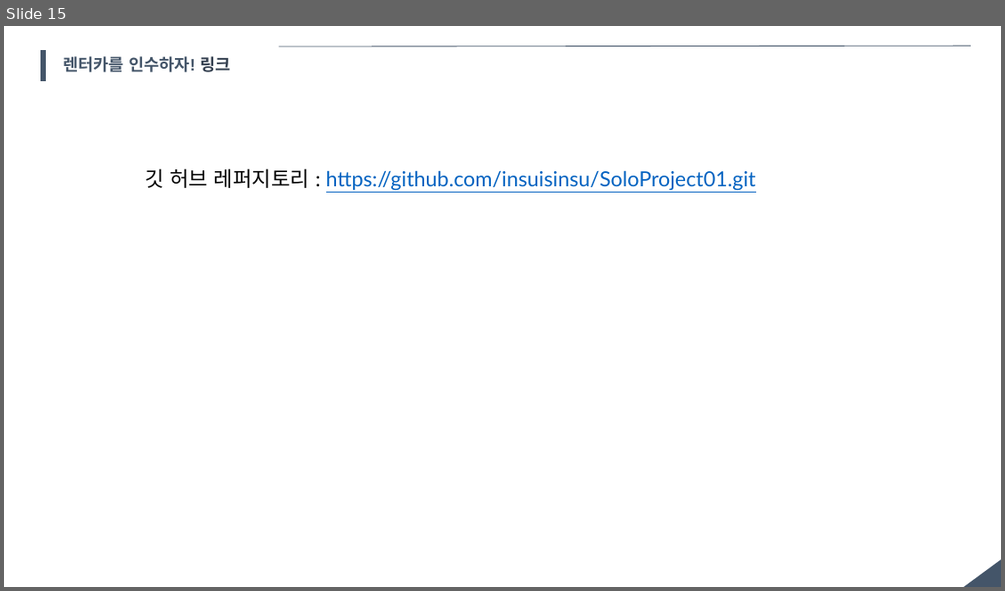
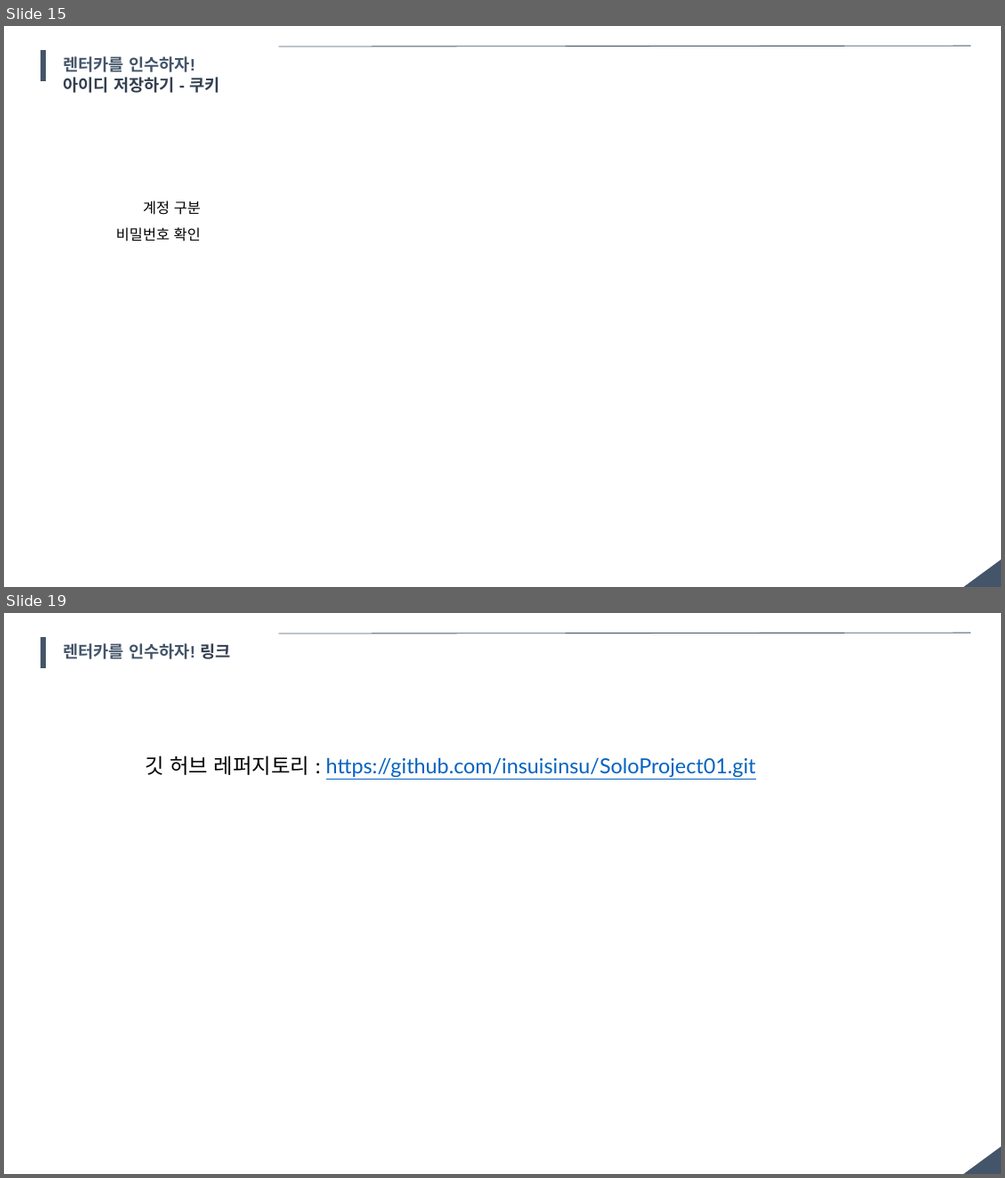
Before and after one commit to insuisinsu/SoloProject01, a slide deck: Project (ParkInsu).pptx. Shown one above the other, each under a label of ours: slide 15 before the commit, slides 15 and 19 after it; the slides between them are not shown. The pictures are 1005x591 and 1005x1178 pixels, drawn with LibreOffice and Linux fonts; fonts in the diff are those of the drawing. Boxes give left, top, right and bottom in pixels: in the first picture for what was removed or moved away, otherwise in the second. Text is boxed around its words. In the diff, an @@ line names an element or a change of style, - is before the commit and + after.

```diff
--- a/Project (ParkInsu).pptx
+++ b/Project (ParkInsu).pptx
@@ slide 15 added at <box>4,26,1001,587</box>, background #FFFFFF; not listed: 1 template element that a slide beside it also shows @@
@@ rectangle added at <box>41,51,45,80</box>, fill #445569, outline #445569 1 pt @@
@@ line added from (278, 46) to (971, 46), #445569 0.75 pt @@
@@ text added at <box>64,56,219,93</box>, 16 pt, text #333F50, bold @@
+렌터카를 인수하자!
+아이디 저장하기 - 쿠키
@@ text added at <box>116,200,201,241</box>, 14 pt, text #000000 @@
+계정 구분
+비밀번호 확인
@@ what was slide 15 is now slide 19 @@
```
Also in this commit, not shown: 5 slides changed, 3 other slides added, 9 other files.
